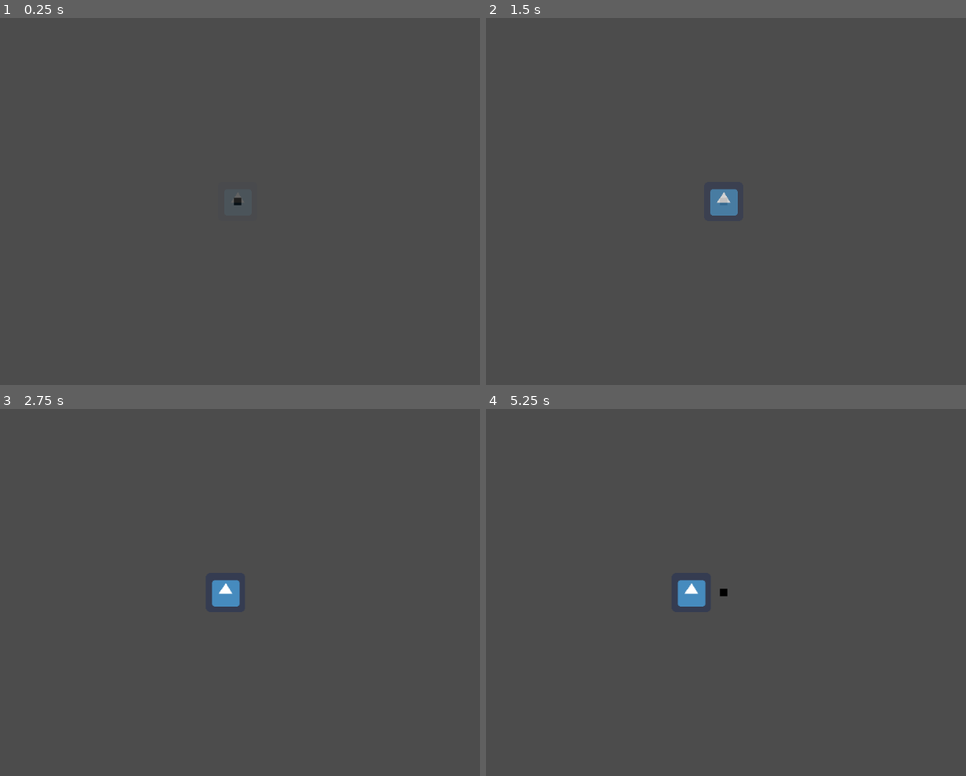
Above: before the commit, frames 1-4 (two rows, left to right).
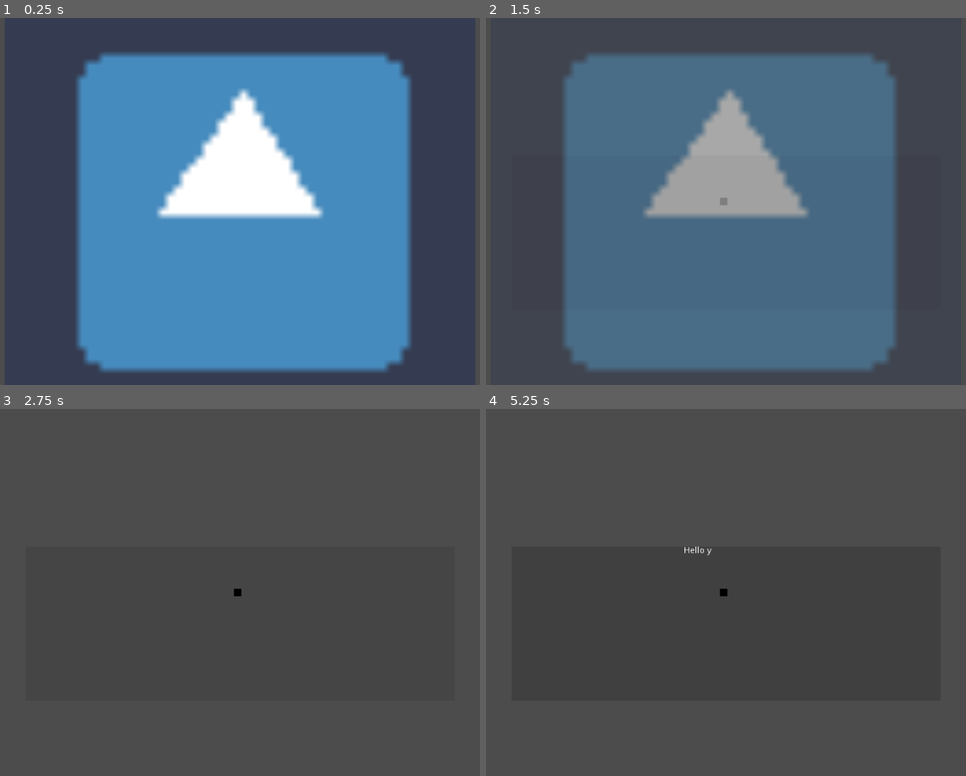
Above: after the commit, the same moments.

Repository: Boivin92/ludum45
Game: Godot game, scene res://testScenes/testFocusPoint.tscn
Two runs of this game, one before a commit and one after it. Both use one fixed random seed, a clock stepped at 60 frames per second and the inputs below. The project has no main scene, so this scene is started directly. The engine's default icon, where the game draws it, is replaced by a stand-in: a white triangle on a blue panel in a dark square.
Inputs (mouse positions are in pixels of both pictures, inside the frame that each line leads up to):
- Up to frame 1 (0.25 s): no input
- Up to frame 2 (1.5 s): tap Enter (ui_accept) at 0.5, 0.6, 0.77, 1.07, 1.35 s; move the mouse to (860, 183) at 0.52 s; click (860, 183) at 0.67 s; move the mouse to (596, 219) at 1.27 s; click (596, 219) at 1.42 s
- Up to frame 3 (2.75 s): tap Enter (ui_accept) at 1.52, 1.82, 2.1 s; move the mouse to (302, 511) at 2.02 s; click (302, 511) at 2.17 s
- Up to frame 4 (5.25 s): move the mouse to (692, 665) at 2.77 s; tap Enter (ui_accept) at 2.85, 3.02, 3.32, 3.6, 3.77, 4.07, 4.35, 4.52, 4.82, 5.1 s; click (692, 665) at 2.92 s; move the mouse to (913, 647) at 3.52 s; click (913, 647) at 3.67 s; move the mouse to (534, 537) at 4.27 s; click (534, 537) at 4.42 s; move the mouse to (754, 592) at 5.02 s; click (754, 592) at 5.17 s

The runs differ from the first frame. In frame 1, 60% of the frame differs, in the area x 15-86%, y 9-97%; in frame 2, 59%; in frame 3, 0.4%; in frame 4, 0.5%.

Commit message:
transition

Diff:
--- a/tapisserie/Tapisserie.gd
+++ b/tapisserie/Tapisserie.gd
@@ -3,29 +3,17 @@
 const NOT_VISIBLE = Color(1,1,1,0)
 const VISIBLE = Color(1,1,1,1)
 
-var steps
-var current_step : int = 0
-
-signal ended
+var steps = []
 
 func _ready():
 	steps = $fragments.get_children()
 	for sprite in steps:
 		sprite.self_modulate = NOT_VISIBLE
 
-func get_next_step_position():
-	if current_step >= steps.size():
-		emit_signal("ended")
-		return
-	return steps[current_step].global_position
-
-func show_current_step():
-	show_step(steps[current_step])
-
-func show_step(step : Sprite):
-	$Tween.interpolate_property(step, "self_modulate", step.self_modulate, VISIBLE, 2, Tween.TRANS_LINEAR, Tween.EASE_IN_OUT)
+func show_step(step : int):
+	var sprite = steps[step] as Sprite
+	$Tween.interpolate_property(sprite, "self_modulate", sprite.self_modulate, VISIBLE, 2, Tween.TRANS_LINEAR, Tween.EASE_IN_OUT)
 	$Tween.start()
 
 func _on_Tween_tween_all_completed() -> void:
 	$Tween.remove_all()
-	current_step += 1
--- a/tapisserie/Tapisserie.tscn
+++ b/tapisserie/Tapisserie.tscn
@@ -1,40 +1,40 @@
 [gd_scene load_steps=3 format=2]
 
 [ext_resource path="res://tapisserie/Tapisserie.gd" type="Script" id=1]
-[ext_resource path="res://icon.png" type="Texture" id=2]
+[ext_resource path="res://testScenes/carre_700.png" type="Texture" id=2]
 
 [node name="Tapisserie" type="Node2D"]
 position = Vector2( 0, -1 )
 script = ExtResource( 1 )
 
-[node name="fragments" type="Node" parent="."]
+[node name="fragments" type="Node2D" parent="."]
 
 [node name="Sprite" type="Sprite" parent="fragments"]
 position = Vector2( 0, -1 )
 texture = ExtResource( 2 )
 
 [node name="Sprite2" type="Sprite" parent="fragments"]
-position = Vector2( 64, -1 )
+position = Vector2( 700, -1 )
 texture = ExtResource( 2 )
 
 [node name="Sprite3" type="Sprite" parent="fragments"]
-position = Vector2( 128, -1 )
+position = Vector2( 1400, -1 )
 texture = ExtResource( 2 )
 
 [node name="Sprite4" type="Sprite" parent="fragments"]
-position = Vector2( 192, -1 )
+position = Vector2( 2100, -1 )
 texture = ExtResource( 2 )
 
 [node name="Sprite5" type="Sprite" parent="fragments"]
-position = Vector2( 256, -1 )
+position = Vector2( 2800, -1 )
 texture = ExtResource( 2 )
 
 [node name="Sprite6" type="Sprite" parent="fragments"]
-position = Vector2( 320, -1 )
+position = Vector2( 3500, -1 )
 texture = ExtResource( 2 )
 
 [node name="Sprite7" type="Sprite" parent="fragments"]
-position = Vector2( 384, -1 )
+position = Vector2( 4200, -1 )
 texture = ExtResource( 2 )
 
 [node name="Tween" type="Tween" parent="."]
--- a/testScenes/testFocusPoint.gd
+++ b/testScenes/testFocusPoint.gd
@@ -1,15 +1,21 @@
 extends Node2D
 
+signal transition_completed()
+
 func _ready() -> void:
-	$FocusPoint.set_pos($Tapisserie.get_next_step_position())
-	$Tapisserie.show_current_step()
+	$DialogBox.text = poems[step]
+	step += 1
 
+var step : int = 0
+export(Array, String, MULTILINE) var poems = []
 
 func _process(delta: float) -> void:
 	if Input.is_action_just_pressed("ui_accept"):
-		var next_position = $Tapisserie.get_next_step_position()
-		if next_position:
-			$FocusPoint.move_to(next_position)
+		$AnimationPlayer.play("transition" + str(step))
 
-func _on_FocusPoint_moved() -> void:
-	$Tapisserie.show_current_step()
+func start_new_game():
+	emit_signal("transition_completed")
+
+func _on_AnimationPlayer_animation_finished(anim_name: String) -> void:
+	$DialogBox.text = poems[step]
+	step += 1
--- a/testScenes/testFocusPoint.tscn
+++ b/testScenes/testFocusPoint.tscn
@@ -1,14 +1,286 @@
-[gd_scene load_steps=4 format=2]
+[gd_scene load_steps=10 format=2]
 
 [ext_resource path="res://testScenes/testFocusPoint.gd" type="Script" id=1]
 [ext_resource path="res://tapisserie/Tapisserie.tscn" type="PackedScene" id=2]
 [ext_resource path="res://tapisserie/FocusPoint.tscn" type="PackedScene" id=3]
-
-[node name="Node2D" type="Node2D"]
+[ext_resource path="res://testScenes/border.png" type="Texture" id=4]
+[ext_resource path="res://icon.png" type="Texture" id=5]
+[ext_resource path="res://textBox/TextBox.tscn" type="PackedScene" id=6]
+
+[sub_resource type="Animation" id=6]
+resource_name = "transition1"
+length = 43.0
+step = 1.0
+tracks/0/type = "value"
+tracks/0/path = NodePath("GameScreen:modulate")
+tracks/0/interp = 1
+tracks/0/loop_wrap = true
+tracks/0/imported = false
+tracks/0/enabled = true
+tracks/0/keys = {
+"times": PoolRealArray( 0, 2, 40, 42 ),
+"transitions": PoolRealArray( 1, 1, 1, 1 ),
+"update": 0,
+"values": [ Color( 1, 1, 1, 1 ), Color( 1, 1, 1, 0 ), Color( 1, 1, 1, 0 ), Color( 1, 1, 1, 1 ) ]
+}
+tracks/1/type = "value"
+tracks/1/path = NodePath("Tapisserie:position")
+tracks/1/interp = 1
+tracks/1/loop_wrap = true
+tracks/1/imported = false
+tracks/1/enabled = true
+tracks/1/keys = {
+"times": PoolRealArray( 34, 40 ),
+"transitions": PoolRealArray( -2, 1 ),
+"update": 0,
+"values": [ Vector2( 0, -1 ), Vector2( -700, -1 ) ]
+}
+tracks/2/type = "value"
+tracks/2/path = NodePath("DialogBox:modulate")
+tracks/2/interp = 1
+tracks/2/loop_wrap = true
+tracks/2/imported = false
+tracks/2/enabled = true
+tracks/2/keys = {
+"times": PoolRealArray( 0, 4, 27, 30 ),
+"transitions": PoolRealArray( 1, 1, 1, 1 ),
+"update": 0,
+"values": [ Color( 1, 1, 1, 0 ), Color( 1, 1, 1, 1 ), Color( 1, 1, 1, 1 ), Color( 1, 1, 1, 0 ) ]
+}
+tracks/3/type = "method"
+tracks/3/path = NodePath("Tapisserie")
+tracks/3/interp = 1
+tracks/3/loop_wrap = true
+tracks/3/imported = false
+tracks/3/enabled = true
+tracks/3/keys = {
+"times": PoolRealArray( 30 ),
+"transitions": PoolRealArray( 1 ),
+"values": [ {
+"args": [ 0 ],
+"method": "show_step"
+} ]
+}
+tracks/4/type = "value"
+tracks/4/path = NodePath("DialogBox:percent_visible")
+tracks/4/interp = 1
+tracks/4/loop_wrap = true
+tracks/4/imported = false
+tracks/4/enabled = true
+tracks/4/keys = {
+"times": PoolRealArray( 0, 4, 24 ),
+"transitions": PoolRealArray( 1, 1, 1 ),
+"update": 0,
+"values": [ 0.0, 0.0, 1.0 ]
+}
+
+[sub_resource type="Animation" id=7]
+resource_name = "transition2"
+length = 43.0
+step = 1.0
+tracks/0/type = "value"
+tracks/0/path = NodePath("GameScreen:modulate")
+tracks/0/interp = 1
+tracks/0/loop_wrap = true
+tracks/0/imported = false
+tracks/0/enabled = true
+tracks/0/keys = {
+"times": PoolRealArray( 0, 2, 40, 42 ),
+"transitions": PoolRealArray( 1, 1, 1, 1 ),
+"update": 0,
+"values": [ Color( 1, 1, 1, 1 ), Color( 1, 1, 1, 0 ), Color( 1, 1, 1, 0 ), Color( 1, 1, 1, 1 ) ]
+}
+tracks/1/type = "value"
+tracks/1/path = NodePath("Tapisserie:position")
+tracks/1/interp = 1
+tracks/1/loop_wrap = true
+tracks/1/imported = false
+tracks/1/enabled = true
+tracks/1/keys = {
+"times": PoolRealArray( 34, 40 ),
+"transitions": PoolRealArray( -2, 1 ),
+"update": 0,
+"values": [ Vector2( -700, -1 ), Vector2( -1400, -1 ) ]
+}
+tracks/2/type = "value"
+tracks/2/path = NodePath("DialogBox:modulate")
+tracks/2/interp = 1
+tracks/2/loop_wrap = true
+tracks/2/imported = false
+tracks/2/enabled = true
+tracks/2/keys = {
+"times": PoolRealArray( 0, 4, 27, 30 ),
+"transitions": PoolRealArray( 1, 1, 1, 1 ),
+"update": 0,
+"values": [ Color( 1, 1, 1, 0 ), Color( 1, 1, 1, 1 ), Color( 1, 1, 1, 1 ), Color( 1, 1, 1, 0 ) ]
+}
+tracks/3/type = "method"
+tracks/3/path = NodePath("Tapisserie")
+tracks/3/interp = 1
+tracks/3/loop_wrap = true
+tracks/3/imported = false
+tracks/3/enabled = true
+tracks/3/keys = {
+"times": PoolRealArray( 30 ),
+"transitions": PoolRealArray( 1 ),
+"values": [ {
+"args": [ 1 ],
+"method": "show_step"
+} ]
+}
+tracks/4/type = "value"
+tracks/4/path = NodePath("DialogBox:percent_visible")
+tracks/4/interp = 1
+tracks/4/loop_wrap = true
+tracks/4/imported = false
+tracks/4/enabled = true
+tracks/4/keys = {
+"times": PoolRealArray( 0, 4, 24 ),
+"transitions": PoolRealArray( 1, 1, 1 ),
+"update": 0,
+"values": [ 0.0, 0.0, 1.0 ]
+}
+
+[sub_resource type="Animation" id=8]
+resource_name = "transition3"
+length = 43.0
+step = 1.0
+tracks/0/type = "value"
+tracks/0/path = NodePath("GameScreen:modulate")
+tracks/0/interp = 1
+tracks/0/loop_wrap = true
+tracks/0/imported = false
+tracks/0/enabled = true
+tracks/0/keys = {
+"times": PoolRealArray( 0, 2, 40, 42 ),
+"transitions": PoolRealArray( 1, 1, 1, 1 ),
+"update": 0,
+"values": [ Color( 1, 1, 1, 1 ), Color( 1, 1, 1, 0 ), Color( 1, 1, 1, 0 ), Color( 1, 1, 1, 1 ) ]
+}
+tracks/1/type = "value"
+tracks/1/path = NodePath("Tapisserie:position")
+tracks/1/interp = 1
+tracks/1/loop_wrap = true
+tracks/1/imported = false
+tracks/1/enabled = true
+tracks/1/keys = {
+"times": PoolRealArray( 34, 40 ),
+"transitions": PoolRealArray( -2, 1 ),
+"update": 0,
+"values": [ Vector2( -1400, -1 ), Vector2( -2100, -1 ) ]
+}
+tracks/2/type = "value"
+tracks/2/path = NodePath("DialogBox:modulate")
+tracks/2/interp = 1
+tracks/2/loop_wrap = true
+tracks/2/imported = false
+tracks/2/enabled = true
+tracks/2/keys = {
+"times": PoolRealArray( 0, 4, 27, 30 ),
+"transitions": PoolRealArray( 1, 1, 1, 1 ),
+"update": 0,
+"values": [ Color( 1, 1, 1, 0 ), Color( 1, 1, 1, 1 ), Color( 1, 1, 1, 1 ), Color( 1, 1, 1, 0 ) ]
+}
+tracks/3/type = "method"
+tracks/3/path = NodePath("Tapisserie")
+tracks/3/interp = 1
+tracks/3/loop_wrap = true
+tracks/3/imported = false
+tracks/3/enabled = true
+tracks/3/keys = {
+"times": PoolRealArray( 30 ),
+"transitions": PoolRealArray( 1 ),
+"values": [ {
+"args": [ 2 ],
+"method": "show_step"
+} ]
+}
+tracks/4/type = "value"
+tracks/4/path = NodePath("DialogBox:percent_visible")
+tracks/4/interp = 1
+tracks/4/loop_wrap = true
+tracks/4/imported = false
+tracks/4/enabled = true
+tracks/4/keys = {
+"times": PoolRealArray( 0, 4, 24 ),
+"transitions": PoolRealArray( 1, 1, 1 ),
+"update": 0,
+"values": [ 0.0, 0.0, 1.0 ]
+}
+
+[node name="Game" type="Node2D"]
 script = ExtResource( 1 )
+poems = [ "Hello yes this is doge
+Hello yes this is doge
+
+Hello yes this is doge
+Hello yes this is doge
+
+Hello yes this is doge
+Hello yes this is doge
+
+Hello yes this is doge
+Hello yes this is doge
+
+Hello yes this is doge
+Hello yes this is doge
+", "Doge, Hello yes this is
+Doge, Hello yes this is
+
+Doge, Hello yes this is
+Doge, Hello yes this is
+
+Doge, Hello yes this is
+Doge, Hello yes this is
+
+Doge, Hello yes this is
+Doge, Hello yes this is
+
+Doge, Hello yes this is
+Doge, Hello yes this is
+", "Hello yes this is doge
+Hello yes this
+
+Hello yes this
+Hello yes this is doge
+
+Hello yes doge
+Hello yes
+
+Hello yes this is doge
+Hello yes this doge
+
+Hello yes this is doge
+Hello yes this
+" ]
 
 [node name="Tapisserie" parent="." instance=ExtResource( 2 )]
 
 [node name="FocusPoint" parent="." instance=ExtResource( 3 )]
 position = Vector2( -3.95053, 0.154175 )
+
+[node name="TopBorder" type="Sprite" parent="."]
+position = Vector2( 0, -400 )
+texture = ExtResource( 4 )
+
+[node name="BottomBorder" type="Sprite" parent="."]
+position = Vector2( 0, 400 )
+texture = ExtResource( 4 )
+
+[node name="AnimationPlayer" type="AnimationPlayer" parent="."]
+anims/transition1 = SubResource( 6 )
+anims/transition2 = SubResource( 7 )
+anims/transition3 = SubResource( 8 )
+
+[node name="GameScreen" type="Node2D" parent="."]
+
+[node name="Sprite" type="Sprite" parent="GameScreen"]
+scale = Vector2( 12, 12 )
+texture = ExtResource( 5 )
+
+[node name="DialogBox" parent="." instance=ExtResource( 6 )]
+modulate = Color( 1, 1, 1, 0 )
+text = ""
+percent_visible = 0.0
 [connection signal="moved" from="FocusPoint" to="." method="_on_FocusPoint_moved"]
+[connection signal="animation_finished" from="AnimationPlayer" to="." method="_on_AnimationPlayer_animation_finished"]
--- /dev/null
+++ b/textBox/TextBox.gd
@@ -0,0 +1,4 @@
+extends Label
+
+func _ready():
+	pass
--- /dev/null
+++ b/textBox/TextBox.tscn
@@ -0,0 +1,25 @@
+[gd_scene load_steps=2 format=2]
+
+[ext_resource path="res://textBox/TextBox.gd" type="Script" id=1]
+
+[node name="DialogBox" type="Label"]
+margin_left = -350.0
+margin_top = -75.0
+margin_right = 350.0
+margin_bottom = 75.0
+rect_pivot_offset = Vector2( 350, 75 )
+custom_colors/font_color = Color( 1, 1, 1, 1 )
+text = "LOREM IPSUM DOLOR SIT AMETH!
+Hello yes this is doge"
+align = 1
+valign = 1
+autowrap = true
+script = ExtResource( 1 )
+
+[node name="Tween" type="Tween" parent="."]
+
+[node name="ColorRect" type="ColorRect" parent="."]
+show_behind_parent = true
+anchor_right = 1.0
+anchor_bottom = 1.0
+color = Color( 0, 0, 0, 0.160784 )
Binary file added: testScenes/border.png
Not shown, added: testScenes/border.png.import
Binary file added: testScenes/carre_700.png
Not shown, added: testScenes/carre_700.png.import
